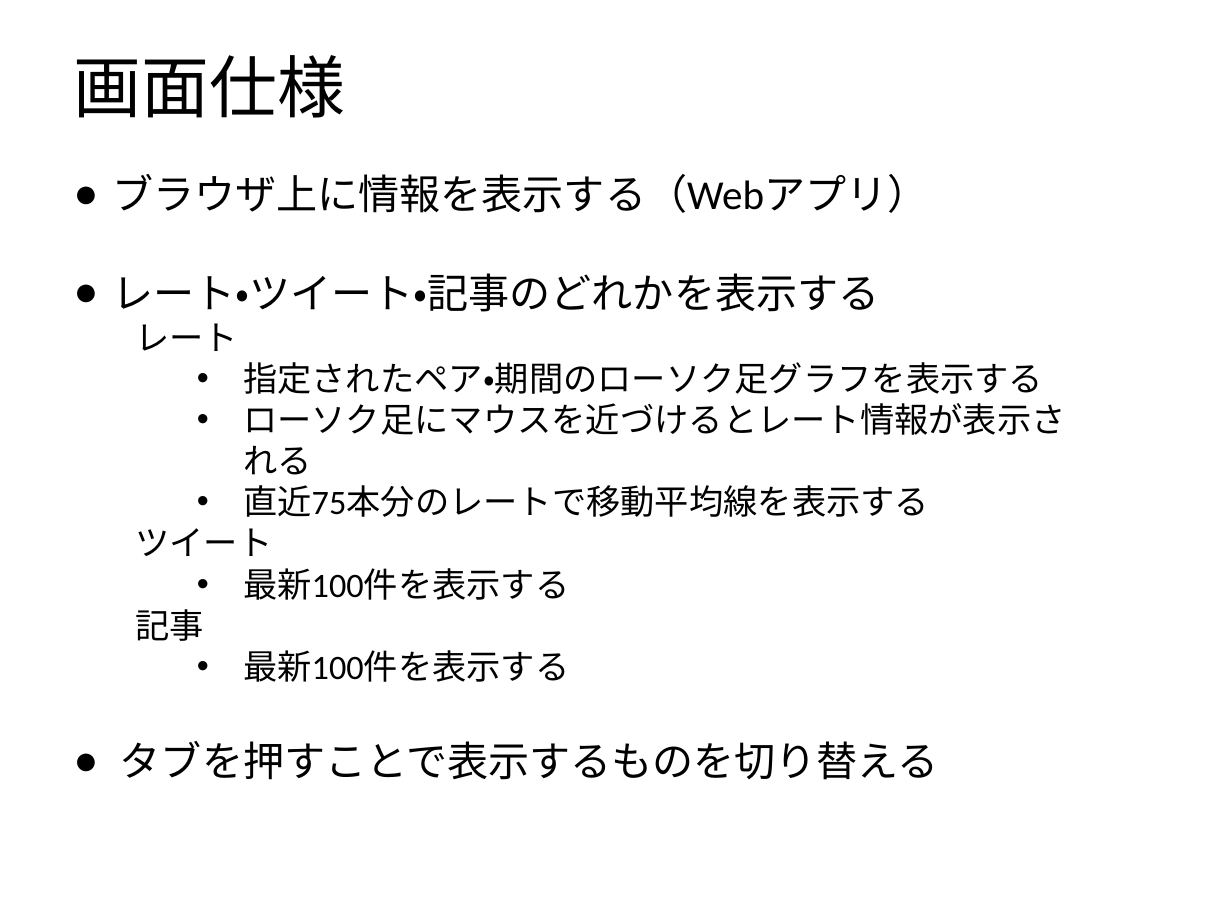
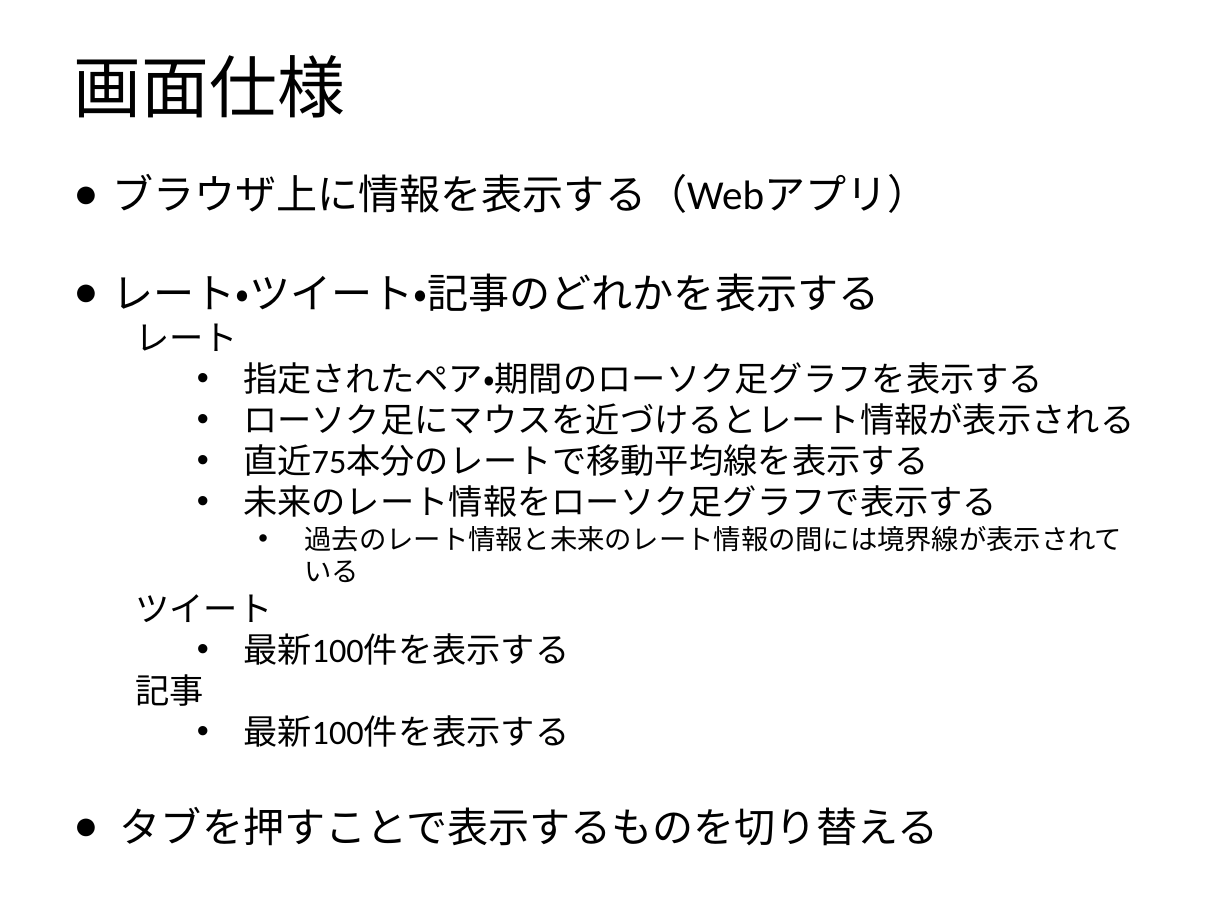
Before and after one commit to Leonis0813/chort, a slide deck: slide 2 of regulus/interface/ui.pptx. Drawn at 1232x924 pixels with LibreOffice and Linux fonts; fonts in the diff are those of the drawing. Boxes give left, top, right and bottom in pixels: in the first picture for what was removed or moved away, otherwise in the second. Text is boxed around its words. In the diff, an @@ line names an element or a change of style, - is before the commit and + after.

```diff
--- a/regulus/interface/ui.pptx
+++ b/regulus/interface/ui.pptx
@@ text at (243,485,1123,582): paragraphs added @@
+    • 未来のレート情報をローソク足グラフで表示する
+      • 過去のレート情報と未来のレート情報の間には境界線が表示されている
```
Also in this commit, not shown: 2 other slides changed, 2 other files.
